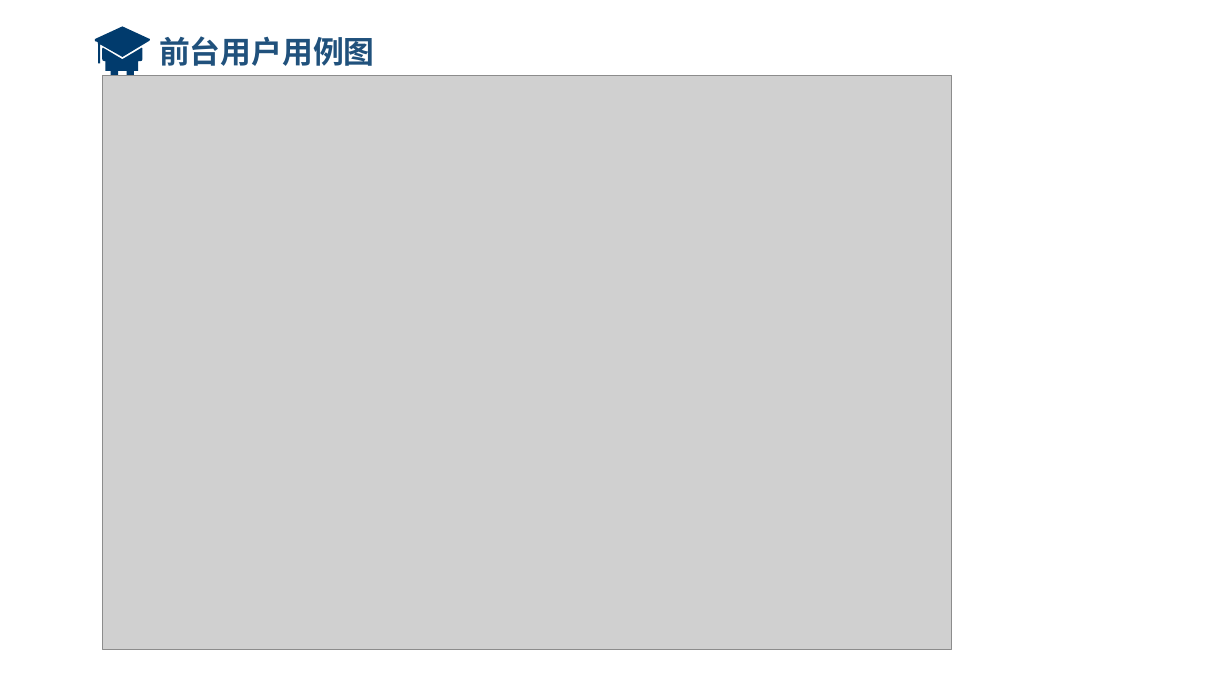
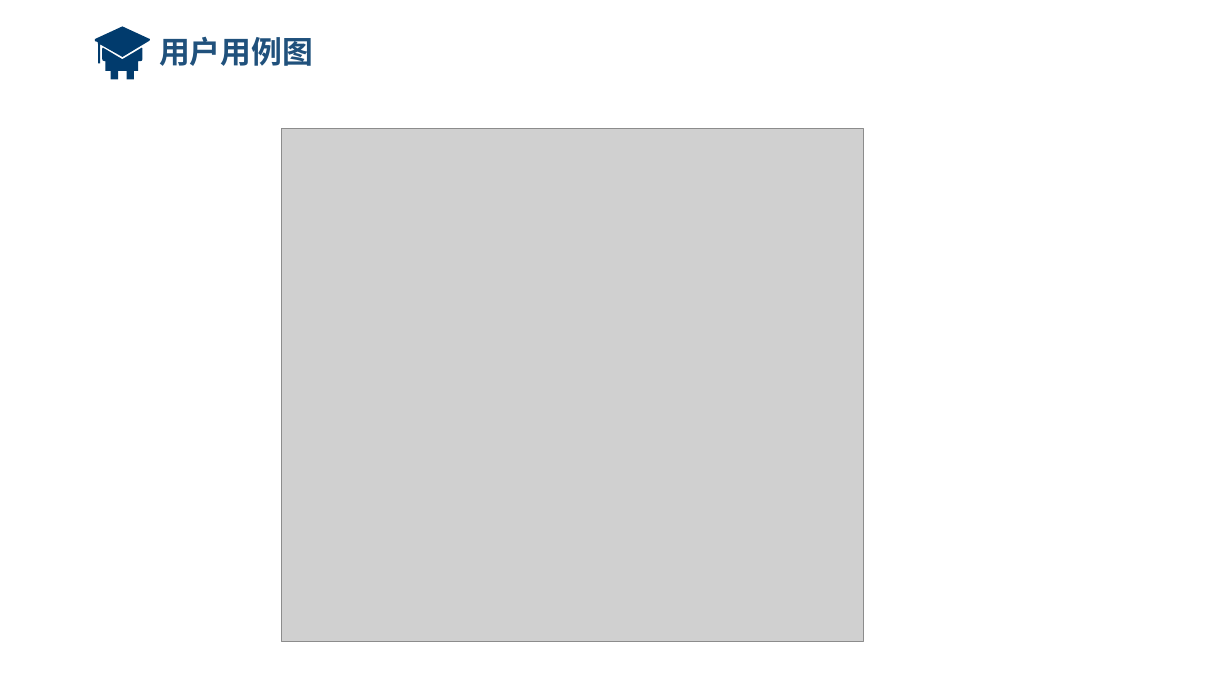
Before and after one commit to huangshengjie/-, a slide deck: slide 11 of 论文/答辩PPT.pptx (slide 10 before the commit). Drawn at 1232x693 pixels with LibreOffice and Linux fonts; fonts in the diff are those of the drawing; grey boxes stand for pictures; background and template pictures are left out. Boxes give left, top, right and bottom in pixels: in the first picture for what was removed or moved away, otherwise in the second. Text is boxed around its words. In the diff, an @@ line names an element or a change of style, - is before the commit and + after.

```diff
--- a/论文/答辩PPT.pptx
+++ b/论文/答辩PPT.pptx
@@ text at (159,36,313,66): text changed @@
-前台用户用例图
+用户用例图
@@ picture: place and size @@
-picture at (103,75,952,650)
+picture at (281,128,863,641)
```
Also in this commit, not shown: 11 other slides changed, 8 slides added, 5 slides removed, 1 other file.
